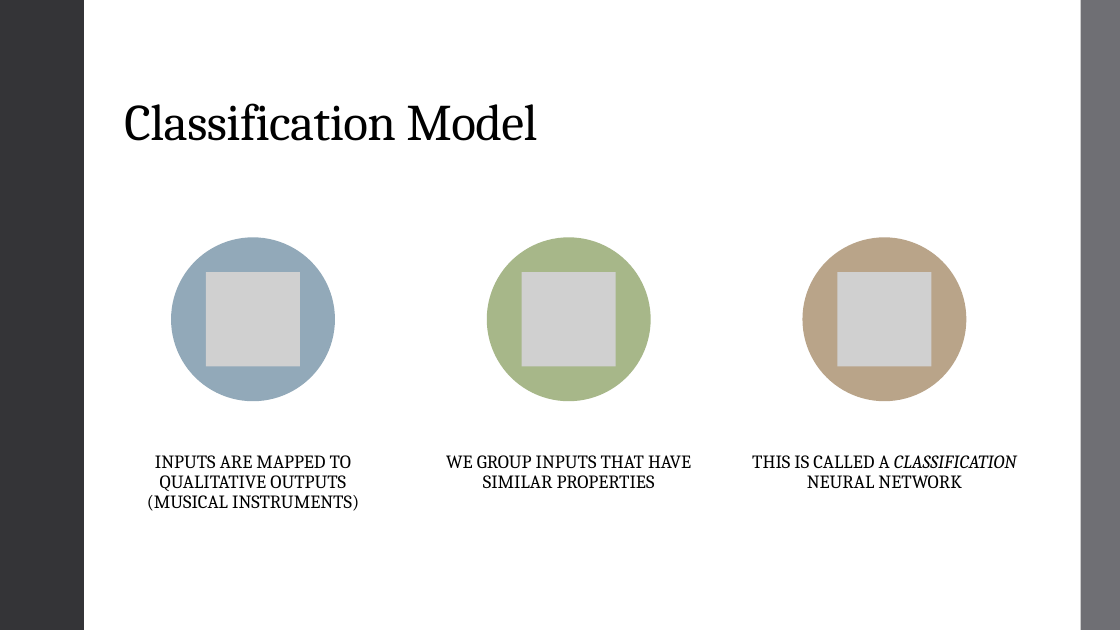
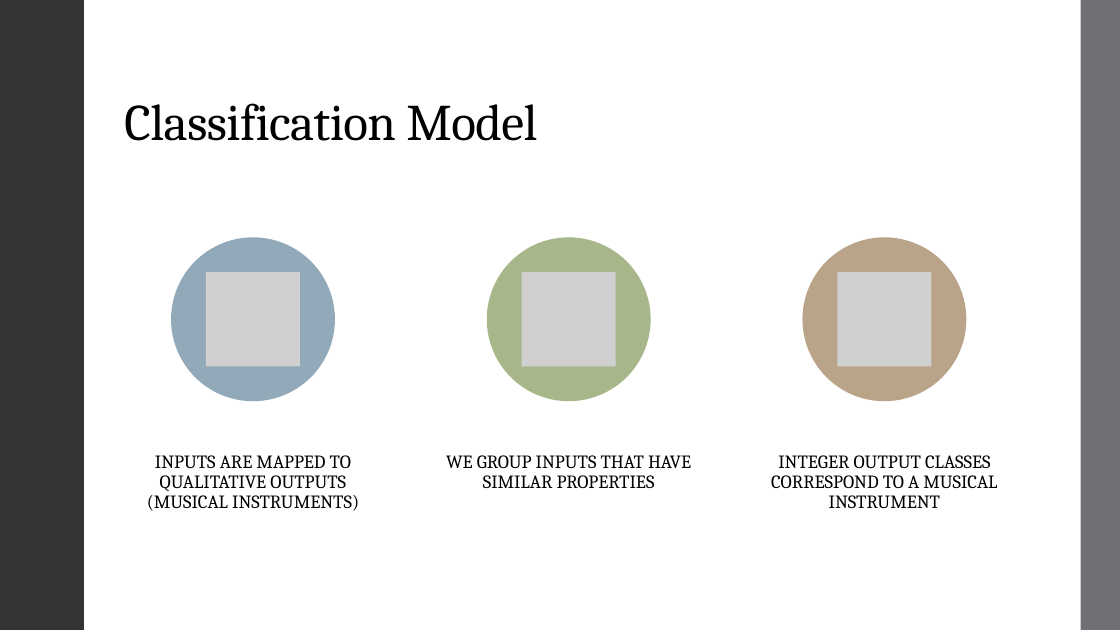
Before and after one commit to landonbuell/Buell-Senior-Thesis, a slide deck: slide 7 of JMMPaper/Musical Instrument Classification Using a Hybrid Neural Network BuellShort.pptx. Drawn at 1120x630 pixels with LibreOffice and Linux fonts; fonts in the diff are those of the drawing; grey boxes stand for pictures. Boxes give left, top, right and bottom in pixels: in the first picture for what was removed or moved away, otherwise in the second. Text is boxed around its words. In the diff, an @@ line names an element or a change of style, - is before the commit and + after.

```diff
--- a/JMMPaper/Musical Instrument Classification Using a Hybrid Neural Network BuellShort.pptx
+++ b/JMMPaper/Musical Instrument Classification Using a Hybrid Neural Network BuellShort.pptx
@@ text at (771, 455, 997, 508): text changed @@
-THIS IS CALLED A CLASSIFICATION NEURAL NETWORK
+INTEGER OUTPUT CLASSES CORRESPOND TO A MUSICAL INSTRUMENT
```
Also in this commit, not shown: 10 other slides changed, 4 slides added, 1 slide removed, 6 other files.
